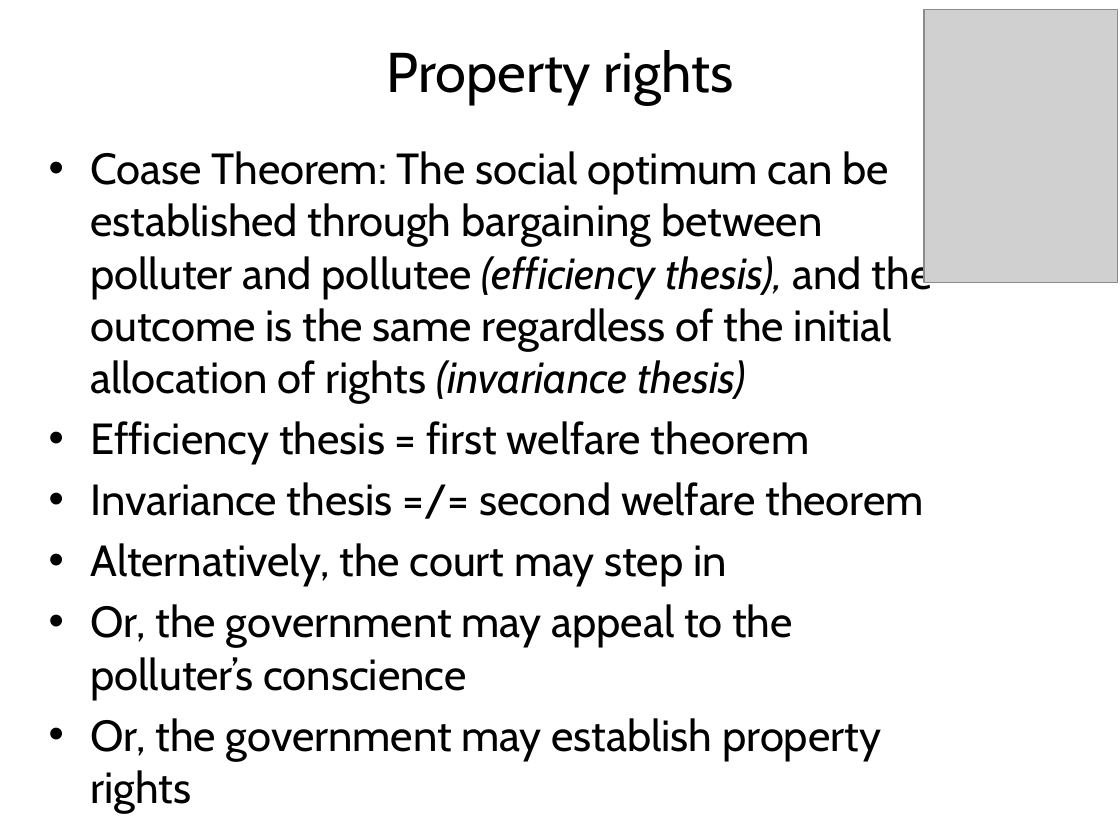
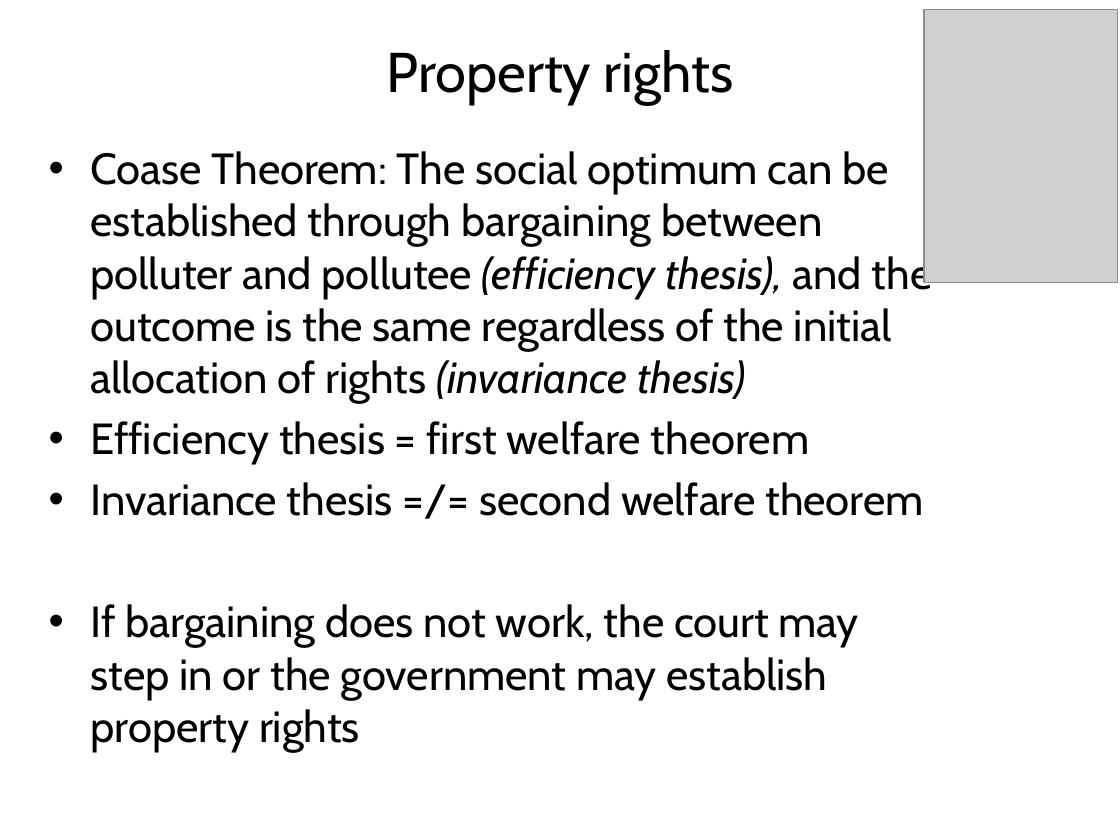
Before and after one commit to rtol/Environmental-Economics, a slide deck: slide 23 of EE7 Instruments 1.pptx (slide 19 before the commit). Drawn at 1120x840 pixels with LibreOffice and Linux fonts; fonts in the diff are those of the drawing; grey boxes stand for pictures. Boxes give left, top, right and bottom in pixels: in the first picture for what was removed or moved away, otherwise in the second. Text is boxed around its words. In the diff, an @@ line names an element or a change of style, - is before the commit and + after.

```diff
--- a/EE7 Instruments 1.pptx
+++ b/EE7 Instruments 1.pptx
@@ text at bbox=[91, 604, 859, 700]: text changed @@
-• Alternatively, the court may step in
-• Or, the government may appeal to the polluter’s conscience
-• Or, the government may establish property rights
+• If bargaining does not work, the court may step in or the government may establish property rights
```
Also in this commit, not shown: 12 other slides changed, 5 slides added, 6 slides removed, 6 other files.
